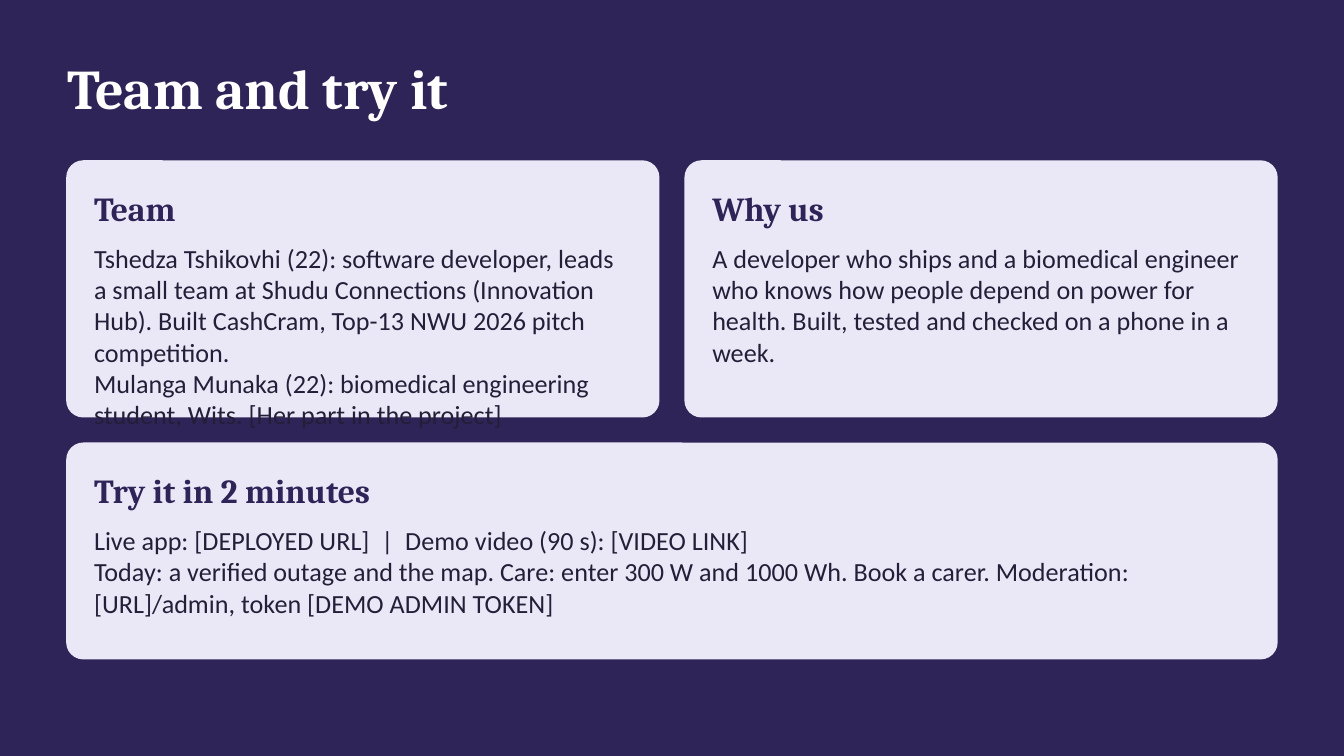
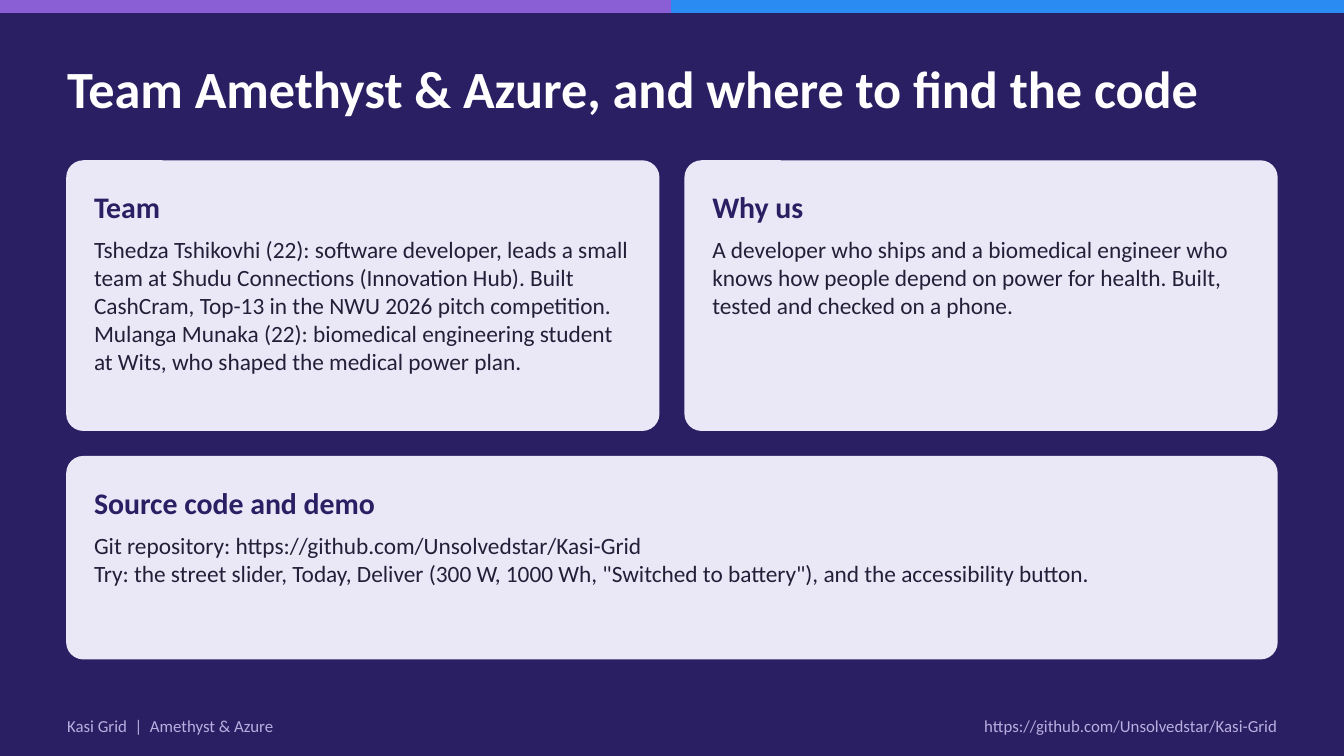
Before and after one commit to Unsolvedstar/Kasi-Grid, a slide deck: slide 17 of submission/Kasi-Grid-deck.pptx (slide 14 before the commit). Drawn at 1344x756 pixels with LibreOffice and Linux fonts; fonts in the diff are those of the drawing. Boxes give left, top, right and bottom in pixels: in the first picture for what was removed or moved away, otherwise in the second. Text is boxed around its words. In the diff, an @@ line names an element or a change of style, - is before the commit and + after.

```diff
--- a/submission/Kasi-Grid-deck.pptx
+++ b/submission/Kasi-Grid-deck.pptx
@@ background #2E2457 to #2B1F63 @@
@@ rectangle added at (x1=0, y1=0, x2=1344, y2=12), fill #8A5FD6, outline #8A5FD6 1 pt @@
@@ rectangle added at (x1=672, y1=0, x2=1344, y2=12), fill #2A8BF2, outline #2A8BF2 1 pt @@
@@ text at (x1=67, y1=71, x2=1198, y2=117): text changed; size 30 to 28 pt; font Cambria to Calibri @@
-Team and try it
+Team Amethyst & Azure, and where to find the code
@@ rounded rectangle resized from (x1=67, y1=161, x2=659, y2=417) to (x1=67, y1=161, x2=659, y2=430) @@
@@ proportions changed in 3 elements at (x1=67, y1=457, x2=1277, y2=659), (x1=67, y1=161, x2=659, y2=430), (x1=685, y1=161, x2=1277, y2=430) @@
@@ rounded rectangle resized from (x1=685, y1=161, x2=1277, y2=417) to (x1=685, y1=161, x2=1277, y2=430) @@
@@ text "Team" at (x1=94, y1=198, x2=160, y2=218): size 18 to 16 pt, font Cambria to Calibri, text colour #2E2457 to #2B1F63 @@
@@ text "Why us" at (x1=712, y1=197, x2=803, y2=223): size 18 to 16 pt, font Cambria to Calibri, text colour #2E2457 to #2B1F63 @@
@@ text at (x1=94, y1=241, x2=628, y2=374): text changed; size 14 to 12.5 pt @@
-Tshedza Tshikovhi (22): software developer, leads a small team at Shudu Connections (Innovation Hub). Built CashCram, Top-13 NWU 2026 pitch competition.
-Mulanga Munaka (22): biomedical engineering student, Wits. [Her part in the project]
+Tshedza Tshikovhi (22): software developer, leads a small team at Shudu Connections (Innovation Hub). Built CashCram, Top-13 in the NWU 2026 pitch competition.
+Mulanga Munaka (22): biomedical engineering student at Wits, who shaped the medical power plan.
@@ text at (x1=712, y1=241, x2=1227, y2=318): text changed; size 14 to 12.5 pt @@
-A developer who ships and a biomedical engineer who knows how people depend on power for health. Built, tested and checked on a phone in a week.
+A developer who ships and a biomedical engineer who knows how people depend on power for health. Built, tested and checked on a phone.
@@ rounded rectangle resized from (x1=67, y1=444, x2=1277, y2=659) to (x1=67, y1=457, x2=1277, y2=659) @@
@@ text removed at (x1=94, y1=479, x2=370, y2=511) @@
-Try it in 2 minutes
@@ text added at (x1=94, y1=493, x2=375, y2=514), 16 pt, text #2B1F63, bold @@
+Source code and demo
@@ text at (x1=94, y1=537, x2=1088, y2=586): text changed; size 14 to 12.5 pt @@
-Live app: [DEPLOYED URL] | Demo video (90 s): [VIDEO LINK]
-Today: a verified outage and the map. Care: enter 300 W and 1000 Wh. Book a carer. Moderation: [URL]/admin, token [DEMO ADMIN TOKEN]
+Git repository: https://github.com/Unsolvedstar/Kasi-Grid
+Try: the street slider, Today, Deliver (300 W, 1000 Wh, "Switched to battery"), and the accessibility button.
@@ text added at (x1=67, y1=720, x2=273, y2=735), 9 pt, text #B9AEE0 @@
+Kasi Grid | Amethyst & Azure
@@ text added at (x1=984, y1=720, x2=1277, y2=735), 9 pt, text #B9AEE0 @@
+https://github.com/Unsolvedstar/Kasi-Grid
```
Also in this commit, not shown: 9 other slides changed, 7 slides added, 4 slides removed, 43 other files.
